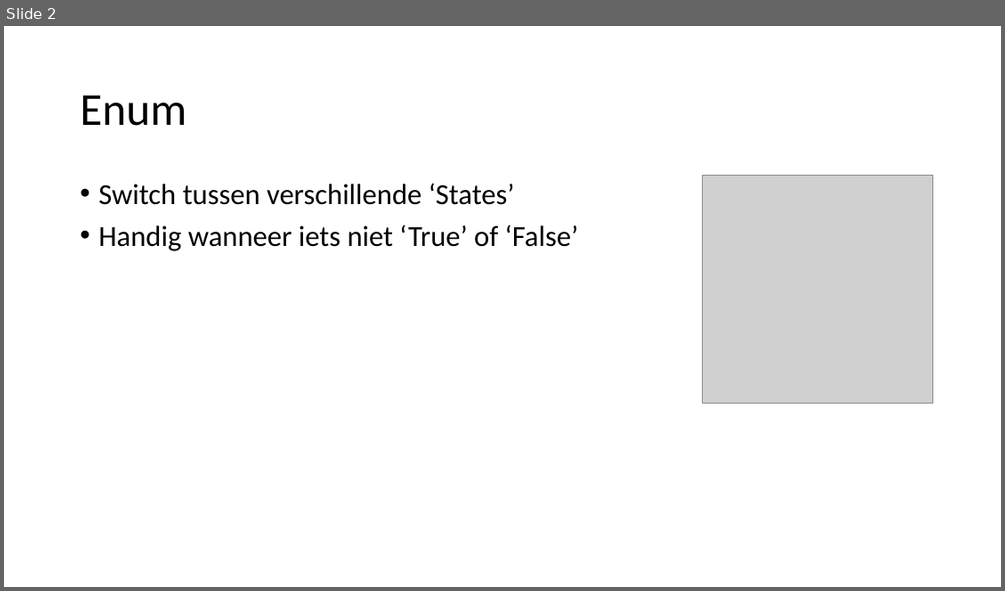
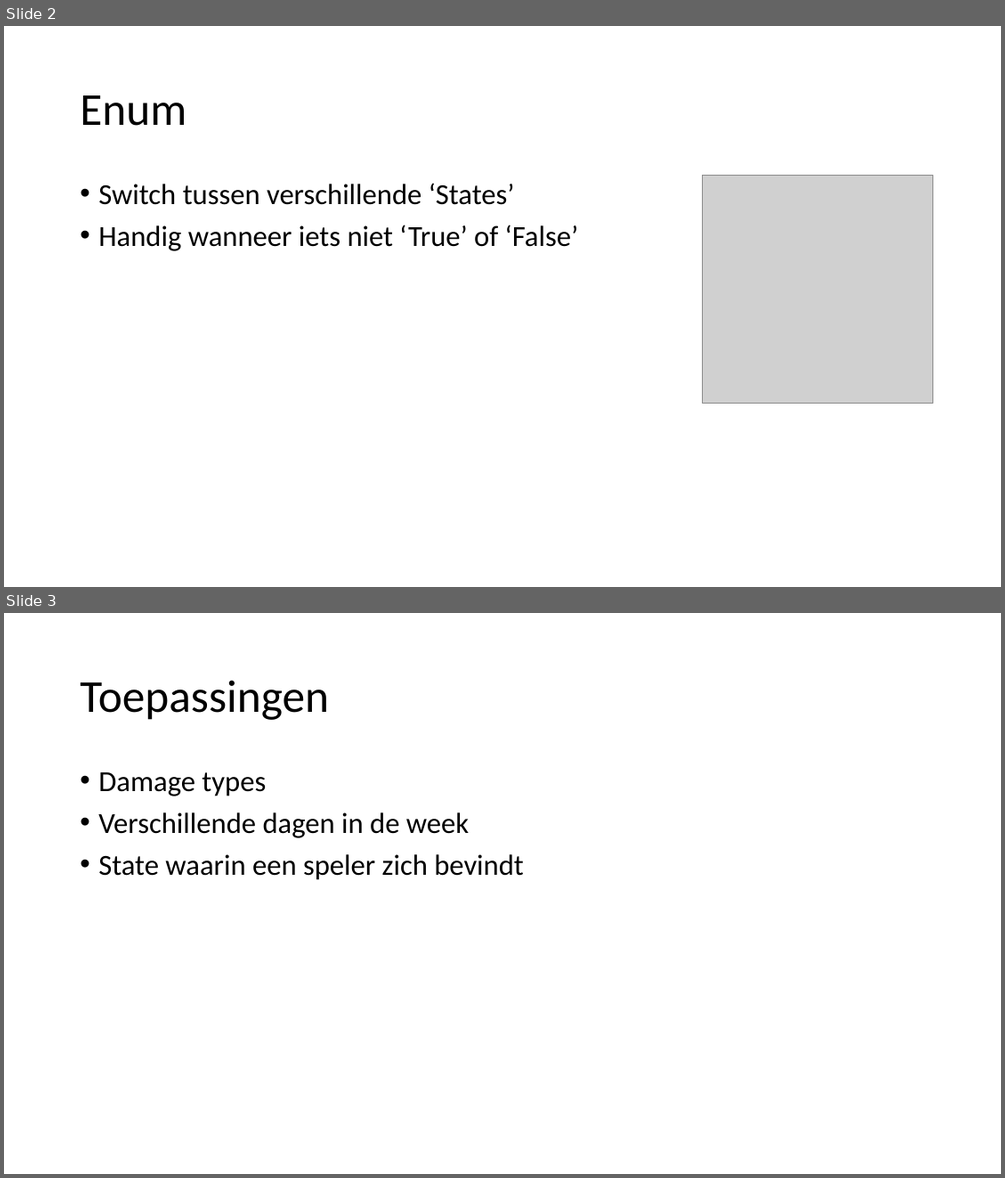
Before and after one commit to DaandenHartog/Seminar_ProgrammingPrinciples, a slide deck: Presentations/PPC_Lesson_Enum.pptx. Shown one above the other, each under a label of ours: slide 2 before the commit, slides 2 and 3 after it. The pictures are 1005x591 and 1005x1178 pixels, drawn with LibreOffice and Linux fonts; fonts in the diff are those of the drawing; grey boxes stand for pictures. Boxes give left, top, right and bottom in pixels: in the first picture for what was removed or moved away, otherwise in the second. Text is boxed around its words. In the diff, an @@ line names an element or a change of style, - is before the commit and + after.

```diff
--- a/Presentations/PPC_Lesson_Enum.pptx
+++ b/Presentations/PPC_Lesson_Enum.pptx
@@ slide 3 added at bbox=[4, 613, 1001, 1174], background #FFFFFF @@
@@ title added at bbox=[80, 680, 329, 720], 44 pt, text #000000 @@
+Toepassingen
@@ text added at bbox=[98, 772, 524, 880], 28 pt, text #000000 @@
+• Damage types
+• Verschillende dagen in de week
+• State waarin een speler zich bevindt
```
Also in this commit, not shown: 1 slide changed, 4 other slides added, 1 other file.
